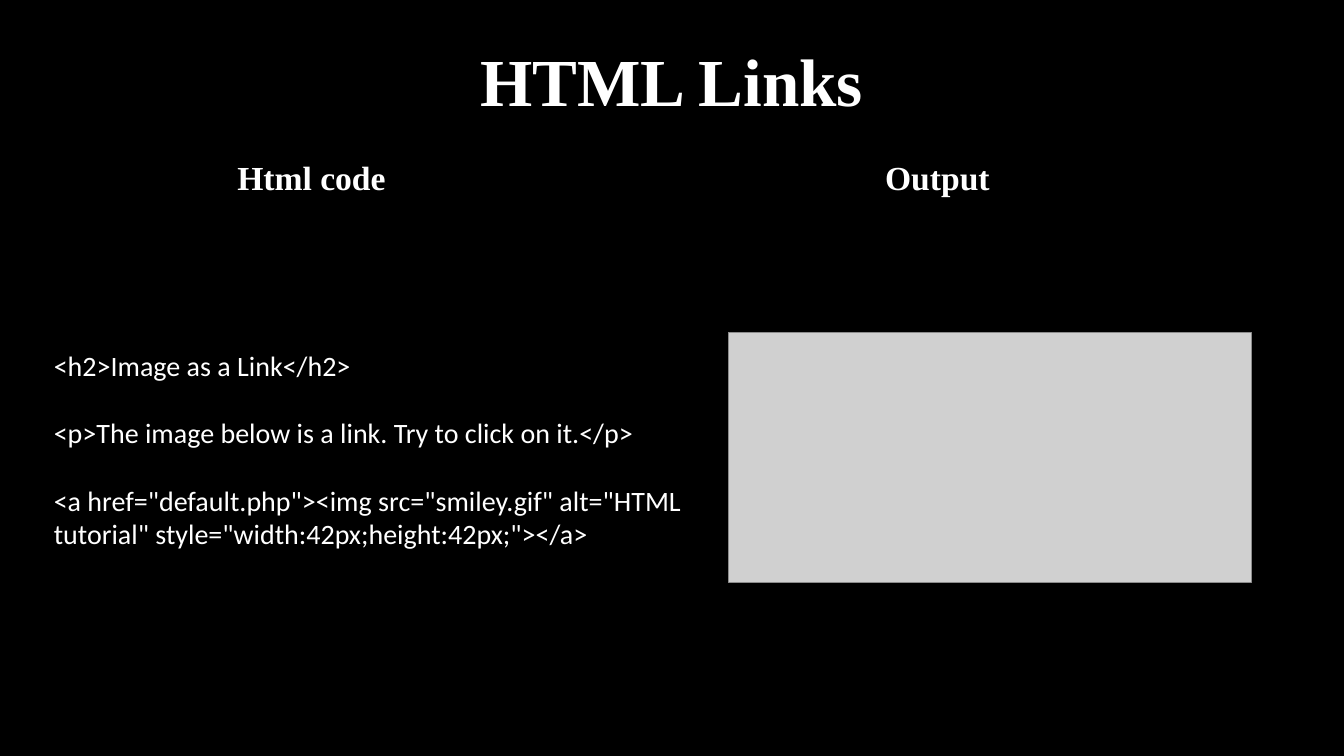
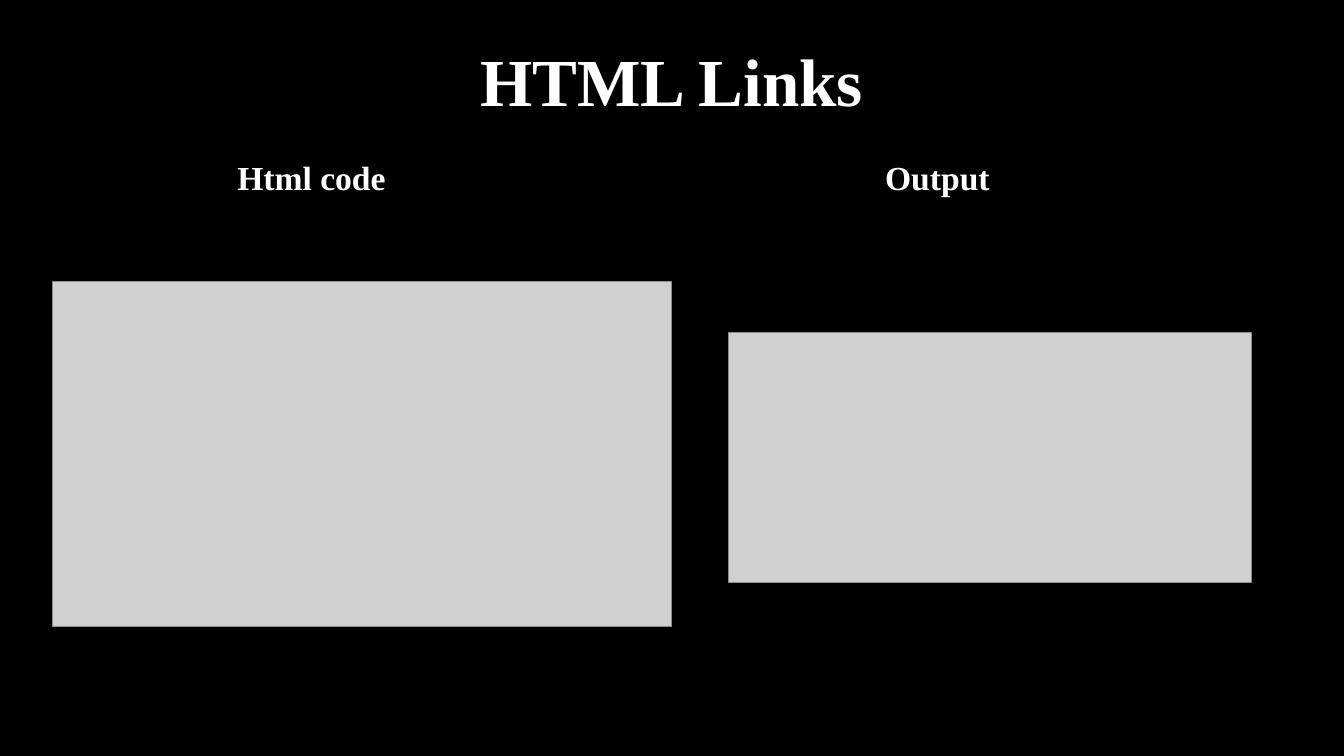
Before and after one commit to haiderIbrahem/ASPU_WEB, a slide deck: slide 26 of web.pptx (slide 28 before the commit). Drawn at 1344x756 pixels with LibreOffice and Linux fonts; fonts in the diff are those of the drawing; grey boxes stand for pictures. Boxes give left, top, right and bottom in pixels: in the first picture for what was removed or moved away, otherwise in the second. Text is boxed around its words. In the diff, an @@ line names an element or a change of style, - is before the commit and + after.

```diff
--- a/web.pptx
+++ b/web.pptx
@@ picture added at (52,281,673,626) @@
@@ text removed at (54,356,680,549) @@
-<h2>Image as a Link</h2>
-<p>The image below is a link. Try to click on it.</p>
-<a href="default.php"><img src="smiley.gif" alt="HTML tutorial" style="width:42px;height:42px;"></a>
```
Also in this commit, not shown: 24 other slides changed, 3 slides added, 3 slides removed.
